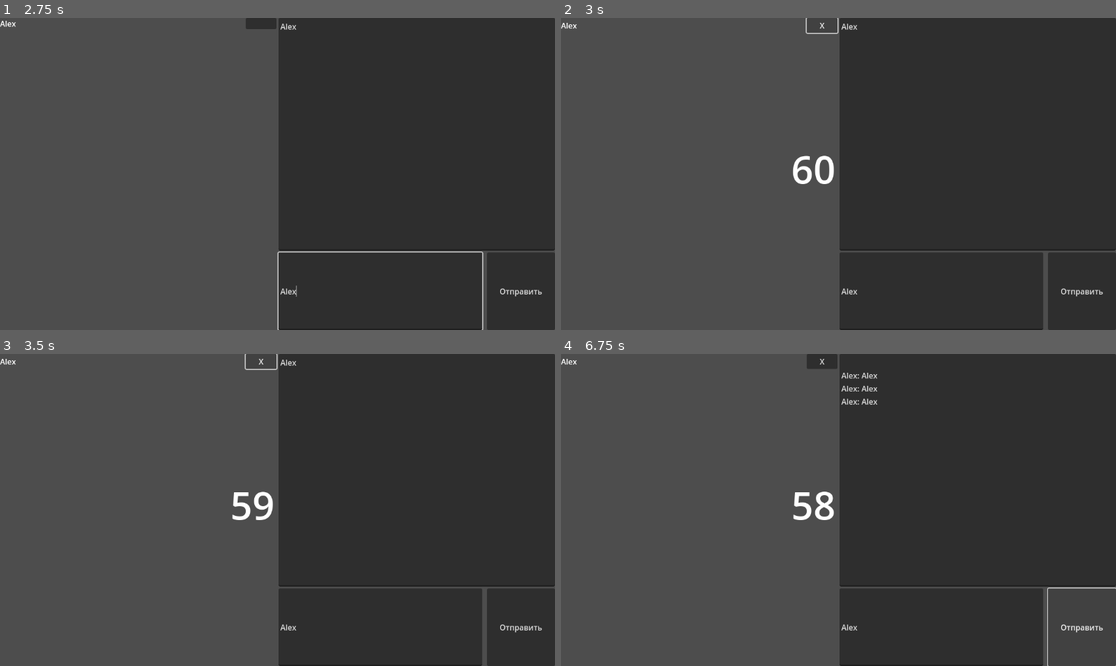
Above: before the commit, frames 1-4 (two rows, left to right).
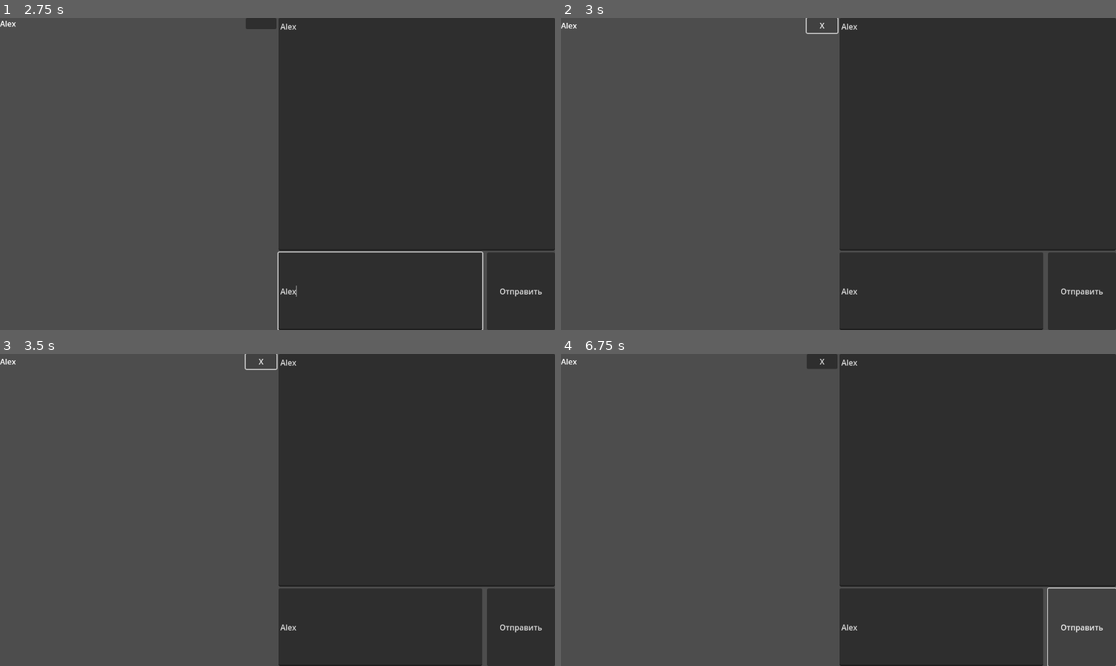
Above: after the commit, the same moments.

Repository: Dimlock/mp_test
Game: Godot game, scene res://main.tscn
Two runs of this game, one before a commit and one after it. Both use one fixed random seed, a clock stepped at 60 frames per second and the inputs below.
Inputs (mouse positions are in pixels of both pictures, inside the frame that each line leads up to):
- Up to frame 1 (2.75 s): click (277, 71) at 0.52 s; type "Alex" at 0.6 s; click "Host" at 1.25 s; click (416, 133) at 2.02 s; type "Alex" at 2.1 s; click (382, 292) at 2.25 s; type "Alex" at 2.33 s
- Up to frame 2 (3 s): click (821, 24) at 2.75 s
- Up to frame 3 (3.5 s): no input
- Up to frame 4 (6.75 s): click "X" at 3.5 s; click (821, 360) at 4.25 s; click "Отправить" at 5 s; click "Отправить" at 5.75 s; click "Отправить" at 6.5 s

Frame 1 is identical in both runs. In frame 2, 0.3% of the frame differs, in the area x 41-50%, y 44-54%; in frame 3, 0.3%; in frame 4, 0.6%, in the area x 41-58%, y 1-54%.
Error after the commit: Invalid call. Nonexistent function 'find_peer_nickname' in base 'Node (network.gd)'. (res://network_chat_manager.gd:12)

Commit message:
Отрефакторил вход и начало лобби

Diff:
--- a/lobby.gd
+++ b/lobby.gd
@@ -5,50 +5,32 @@
 
 @onready var players_list: VBoxContainer = %PlayersList
 @onready var multiplayer_spawner: MultiplayerSpawner = $MultiplayerSpawner
-@onready var network_lobby_handler: Node = $NetworkLobbyHandler
-@onready var timer_spawner: Control = $TimerSpawner
+#@onready var network_lobby_handler: Node = $NetworkLobbyHandler
+#@onready var timer_spawner: Control = $TimerSpawner
 
 func _ready() -> void:
 	multiplayer_spawner.spawn_function = custom_spawn
-	multiplayer.peer_connected.connect(_on_peer_connected)
+	Network.peer_connected.connect(_on_peer_connected)
 	multiplayer.peer_disconnected.connect(_on_peer_disconnected)
 	if multiplayer.is_server():
-		_on_peer_connected(1)
+		_on_peer_connected(Network.get_peer(1))
 
 
-func _on_peer_connected(id):
-	if id != 1:
-		await Network.peer_added
-	var peer = Network.find_peer_by_id(id)
-	if multiplayer.is_server():
-		multiplayer_spawner.spawn(peer)
+func _on_peer_connected(peer):
+	multiplayer_spawner.spawn(peer)
 
 func _on_peer_disconnected(id):
 	print("Wait for peer to reconnect")
-	_on_player_not_ready(id)
 
 func custom_spawn(data):
 	var node = player_in_lobby_scene.instantiate()
-	node.setup(data["name"], data["id"])
+	node.set_peer(data)
 	node.player_ready.connect(_on_player_ready)
 	node.player_not_ready.connect(_on_player_not_ready)
 	return node
 
+func _on_player_ready(id):
+	pass
 
-func _on_player_ready(uid):
-	network_lobby_handler.add_peer(uid)
-
-func _on_player_not_ready(uid):
-	network_lobby_handler.delete_peer(uid)
-
-func _on_network_lobby_handler_all_players_ready() -> void:
-	if multiplayer.is_server():
-		var timer_node = timer_scene.instantiate()
-		timer_spawner.add_child(timer_node)
-
-func _on_network_lobby_handler_someone_not_ready() -> void:
-	if multiplayer.is_server():
-		if timer_spawner.get_child_count() > 1:
-			for child in timer_spawner.get_children():
-				if not child is MultiplayerSpawner:
-					child.queue_free()
+func _on_player_not_ready(id):
+	pass
--- a/lobby.tscn
+++ b/lobby.tscn
@@ -1,10 +1,9 @@
-[gd_scene load_steps=6 format=3 uid="uid://breyp3c0xjy1d"]
+[gd_scene load_steps=5 format=3 uid="uid://breyp3c0xjy1d"]
 
 [ext_resource type="Script" uid="uid://bav5kga1pvge5" path="res://lobby.gd" id="1_2wvic"]
 [ext_resource type="PackedScene" uid="uid://bs7q8ygmbtyyt" path="res://chat.tscn" id="1_ll2xe"]
 [ext_resource type="PackedScene" uid="uid://c5djpgqn2478m" path="res://player_in_lobby.tscn" id="1_xrgmn"]
 [ext_resource type="PackedScene" uid="uid://cn7jqqk4ip177" path="res://lobby_timer.tscn" id="3_1gg6n"]
-[ext_resource type="PackedScene" uid="uid://dtrciy152oxmn" path="res://network_lobby_handler.tscn" id="4_tftiq"]
 
 [node name="Lobby" type="Control"]
 layout_mode = 3
@@ -36,21 +35,3 @@
 
 [node name="MultiplayerSpawner" type="MultiplayerSpawner" parent="."]
 spawn_path = NodePath("../HBoxContainer/PlayersList")
-
-[node name="NetworkLobbyHandler" parent="." instance=ExtResource("4_tftiq")]
-
-[node name="TimerSpawner" type="Control" parent="."]
-layout_mode = 2
-anchors_preset = 0
-offset_left = 270.0
-offset_top = 159.0
-offset_right = 270.0
-offset_bottom = 807.0
-
-[node name="Timer_mp_spawner" type="MultiplayerSpawner" parent="TimerSpawner"]
-unique_name_in_owner = true
-_spawnable_scenes = PackedStringArray("uid://cn7jqqk4ip177")
-spawn_path = NodePath("..")
-
-[connection signal="all_players_ready" from="NetworkLobbyHandler" to="." method="_on_network_lobby_handler_all_players_ready"]
-[connection signal="someone_not_ready" from="NetworkLobbyHandler" to="." method="_on_network_lobby_handler_someone_not_ready"]
--- a/main.gd
+++ b/main.gd
@@ -2,37 +2,19 @@
 @export var lobby_scene: PackedScene
 @onready var name_input: LineEdit = %NameInput
 
-func _ready() -> void:
-	multiplayer.connected_to_server.connect(_on_connected_to_server)
+
 
 func _on_host_pressed() -> void:
 	var peer = ENetMultiplayerPeer.new()
 	peer.create_server(5202)
 	multiplayer.multiplayer_peer = peer
-	Network.add_peer(await handle_name(), 1)
+	Network.add_peer(name_input.text, 1)
 	get_tree().change_scene_to_packed(lobby_scene)
 
 func _on_connect_pressed() -> void:
 	var peer = ENetMultiplayerPeer.new()
 	peer.create_client("localhost", 5202)
 	multiplayer.multiplayer_peer = peer
-
-func _on_connected_to_server():
-	Network.add_peer.rpc_id(1, await handle_name(), multiplayer.get_unique_id())
+	await multiplayer.connected_to_server
+	Network.add_peer.rpc_id(1, name_input.text, multiplayer.get_unique_id())
 	get_tree().change_scene_to_packed(lobby_scene)
-
-func handle_name():
-	if name_input.text:
-		check_server_or_not(Network.increment_player_count, Network.player_count_changed)
-		return name_input.text
-	else:
-		check_server_or_not(Network.increment_player_count, Network.player_count_changed)
-		var default_name = "Player" + str(Network.player_count)
-		return default_name
-
-func check_server_or_not(fun: Callable, signal_to_await: Signal):
-	if not multiplayer.is_server():
-		fun.rpc_id(1)
-		await signal_to_await
-	else:
-		fun.call()
--- a/network.gd
+++ b/network.gd
@@ -1,44 +1,36 @@
 extends Node
 
-signal player_count_changed
-signal peer_added
-
-@export var chat_scene: PackedScene
+signal peer_connected
 
 var peers = []
-var player_count = 0:
-	set(value):
-		player_count = value
-		player_count_changed.emit()
 
-@rpc("call_local")
-func change_scene():
-	get_tree().change_scene_to_packed(chat_scene)
+@onready var multiplayer_synchronizer: MultiplayerSynchronizer = %MultiplayerSynchronizer
 
+func wait_for_sync():
+	if peers.size() > 1:
+		await multiplayer_synchronizer.synchronized
 
-func find_peer_nickname(id):
-	for peer in peers:
-		if peer["id"] == id:
-			return peer["name"]
-
-func find_peer_by_id(id):
-	for peer in peers:
-		if peer["id"] == id:
-			return peer
 
 @rpc("any_peer")
 func add_peer(peer_name, id):
 	var is_new_peer = true
+	check_peer(peer_name, id, is_new_peer)
+	if is_new_peer:
+		var new_peer = {"id": id, "name": peer_name, "ready": false}
+		peers.append(new_peer)
+		peer_connected.emit(new_peer)
+
+
+func check_peer(peer_name, id, is_new_peer):
 	for peer in peers:
 		if peer_name == peer["name"]:
 			is_new_peer = false
 			peer["id"] = id
+			peer_connected.emit(peer)
 			break
-	if is_new_peer:
-		peers.append({"id": id, "name": peer_name})
-		peer_added.emit()
 
-
-@rpc("any_peer")
-func increment_player_count():
-	player_count += 1
+func get_peer(id):
+	for peer in peers:
+		if peer["id"] == id:
+			return peer
+	return null
--- a/network.tscn
+++ b/network.tscn
@@ -1,19 +1,14 @@
-[gd_scene load_steps=4 format=3 uid="uid://bun7gu256h5br"]
+[gd_scene load_steps=3 format=3 uid="uid://bun7gu256h5br"]
 
 [ext_resource type="Script" uid="uid://dyl2c5kolmf3q" path="res://network.gd" id="1_n0pfp"]
-[ext_resource type="PackedScene" uid="uid://bs7q8ygmbtyyt" path="res://chat.tscn" id="2_3lcwk"]
 
 [sub_resource type="SceneReplicationConfig" id="SceneReplicationConfig_n0pfp"]
 properties/0/path = NodePath(".:peers")
 properties/0/spawn = true
 properties/0/replication_mode = 1
-properties/1/path = NodePath(".:player_count")
-properties/1/spawn = true
-properties/1/replication_mode = 1
 
 [node name="Network" type="Node"]
 script = ExtResource("1_n0pfp")
-chat_scene = ExtResource("2_3lcwk")
 
 [node name="MultiplayerSynchronizer" type="MultiplayerSynchronizer" parent="."]
 unique_name_in_owner = true
--- a/player_in_lobby.gd
+++ b/player_in_lobby.gd
@@ -6,27 +6,24 @@
 @onready var player_name: Label = %PlayerName
 @onready var ready_button: Button = $ReadyButton
 
-var ready_pressed: bool
-var player_name_text: String
-var uid: int
+var player_peer
+
+func set_peer(peer):
+	player_peer = peer
 
 func _enter_tree() -> void:
-	set_multiplayer_authority(uid)
-
-func setup(player_name_param, id):
-	player_name_text = player_name_param
-	uid = id
+	set_multiplayer_authority(player_peer["id"])
 
 func _ready() -> void:
-	player_name.text = player_name_text
+	player_name.text = player_peer["name"]
 
 func _on_ready_button_pressed() -> void:
 	if not ready_button.is_multiplayer_authority():
 		return
-	if ready_pressed:
+	if player_peer["ready"]:
 		ready_button.text = ""
-		player_not_ready.emit(uid)
+		player_not_ready.emit(multiplayer.get_unique_id())
 	else:
 		ready_button.text = "X"
-		player_ready.emit(uid)
-	ready_pressed = not ready_pressed
+		player_ready.emit(multiplayer.get_unique_id())
+	player_peer["ready"] = not player_peer["ready"]
--- a/player_in_lobby.tscn
+++ b/player_in_lobby.tscn
@@ -9,9 +9,6 @@
 properties/1/path = NodePath("ReadyButton:text")
 properties/1/spawn = true
 properties/1/replication_mode = 1
-properties/2/path = NodePath(".:ready_pressed")
-properties/2/spawn = true
-properties/2/replication_mode = 1
 
 [node name="PlayerInLobby" type="HBoxContainer"]
 script = ExtResource("1_sytjw")
